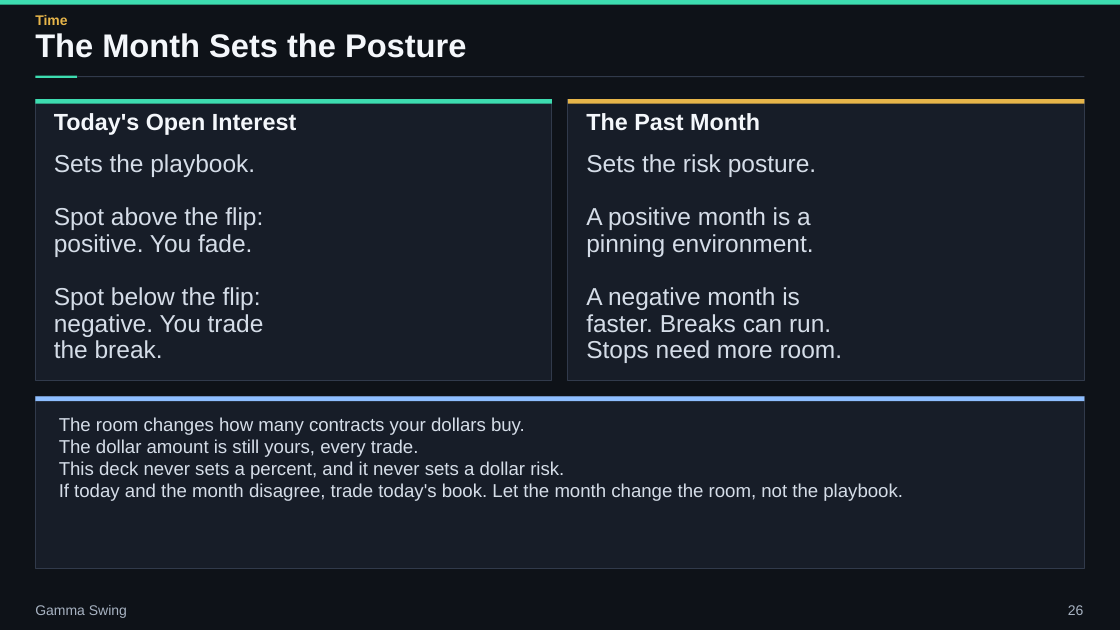
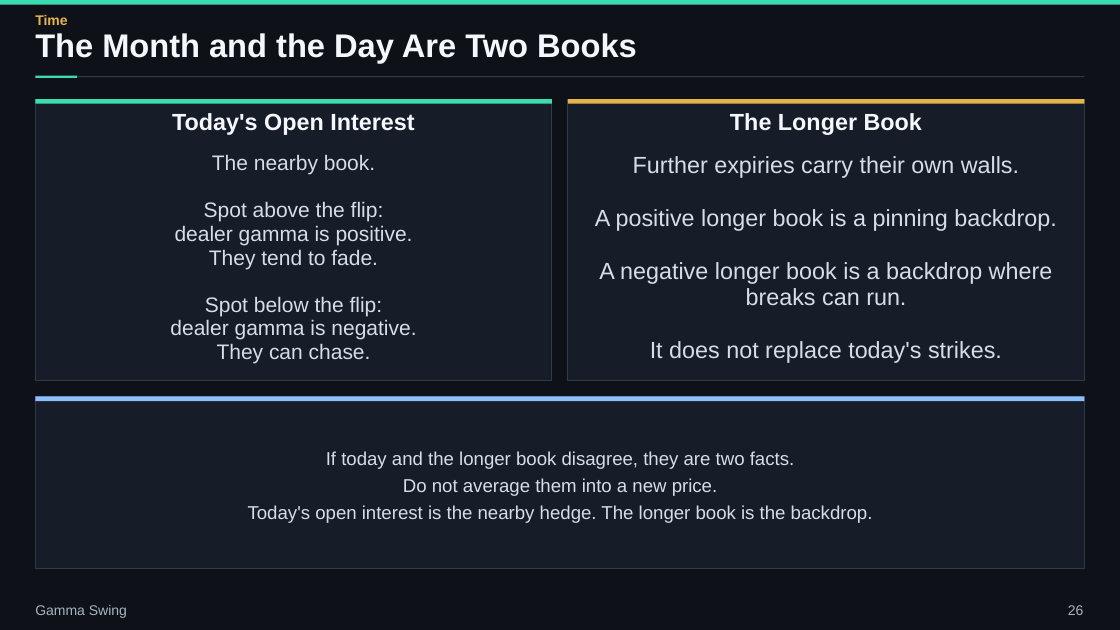
Before and after one commit to ArazMedia/Planner-Brain, a slide deck: slide 26 of decks/gamma-swing/gamma_swing.pptx. Drawn at 1120x630 pixels with LibreOffice and Linux fonts; fonts in the diff are those of the drawing. Boxes give left, top, right and bottom in pixels: in the first picture for what was removed or moved away, otherwise in the second. Text is boxed around its words. In the diff, an @@ line names an element or a change of style, - is before the commit and + after.

```diff
--- a/decks/gamma-swing/gamma_swing.pptx
+++ b/decks/gamma-swing/gamma_swing.pptx
@@ text at (35,33,637,63): text changed @@
-The Month Sets the Posture
+The Month and the Day Are Two Books
@@ text "Today's Open Interest" at (172,113,414,135): alignment left to centre @@
@@ text at (730,113,922,135): text changed @@
-The Past Month
+The Longer Book
@@ text at (212,154,375,175): text changed; size 21 to 18 pt @@
-Sets the playbook.
+The nearby book.
@@ text at (595,156,1057,363): text changed; size 21 to 20 pt @@
-Sets the risk posture.
-A positive month is a
-pinning environment.
-A negative month is
-faster. Breaks can run.
-Stops need more room.
+Further expiries carry their own walls.
+A positive longer book is a pinning backdrop.
+A negative longer book is a backdrop where breaks can run.
+It does not replace today's strikes.
@@ text at (204,201,384,316): size 21 to 18 pt in "Spot above the flip:", "Spot below the flip:"; alignment left to centre; line spacing 22.8pt to 20.2pt @@
@@ text at (175,225,413,269): text changed; size 21 to 18 pt @@
-positive. You fade.
+dealer gamma is positive.
+They tend to fade.
@@ text at (170,319,416,363): text changed; size 21 to 18 pt @@
-negative. You trade
-the break.
+dealer gamma is negative.
+They can chase.
@@ text at (248,451,873,523): text changed @@
-The room changes how many contracts your dollars buy.
-The dollar amount is still yours, every trade.
-This deck never sets a percent, and it never sets a dollar risk.
-If today and the month disagree, trade today's book. Let the month change the room, not the playbook.
+If today and the longer book disagree, they are two facts.
+Do not average them into a new price.
+Today's open interest is the nearby hedge. The longer book is the backdrop.
```
Also in this commit, not shown: 33 other slides changed, 12 slides added, 12 slides removed, 47 other files.
